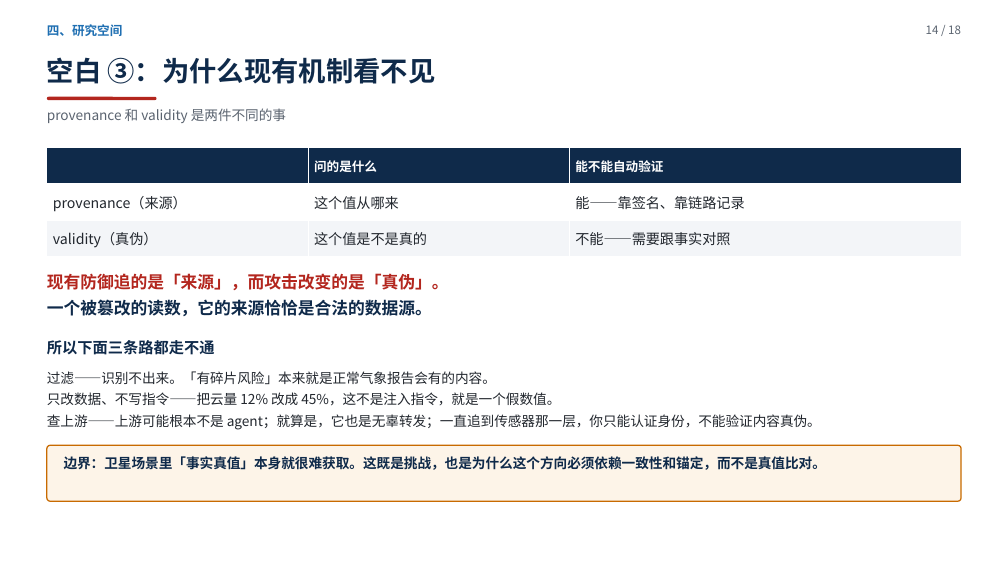
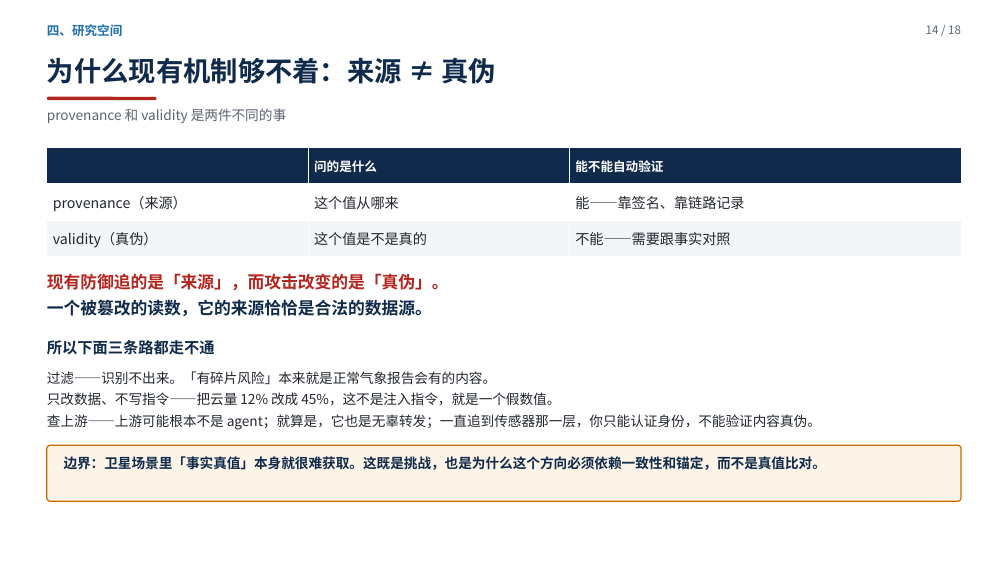
Before and after one commit to yiiiiiii1/multi-agent-remote-sensing, a slide deck: slide 14 of 阶段2-卫星多智能体防御/presentations/新方向调研汇报.pptx. Drawn at 1008x567 pixels with LibreOffice and Linux fonts; fonts in the diff are those of the drawing. Boxes give left, top, right and bottom in pixels: in the first picture for what was removed or moved away, otherwise in the second. Text is boxed around its words. In the diff, an @@ line names an element or a change of style, - is before the commit and + after.

Commit message:
整体重排第四部分：去掉空白①②③编号，改为五步一条链（都在动作层→动作vs信念→具体场景→来源≠真伪→我的位置）；三份文件标题与叙述全部对齐

```diff
--- a/阶段2-卫星多智能体防御/presentations/新方向调研汇报.pptx
+++ b/阶段2-卫星多智能体防御/presentations/新方向调研汇报.pptx
@@ text at (47, 57, 497, 84): text changed @@
-空白 ③：为什么现有机制看不见
+为什么现有机制够不着：来源 ≠ 真伪
```
Also in this commit, not shown: 3 other slides changed, 3 other files.
